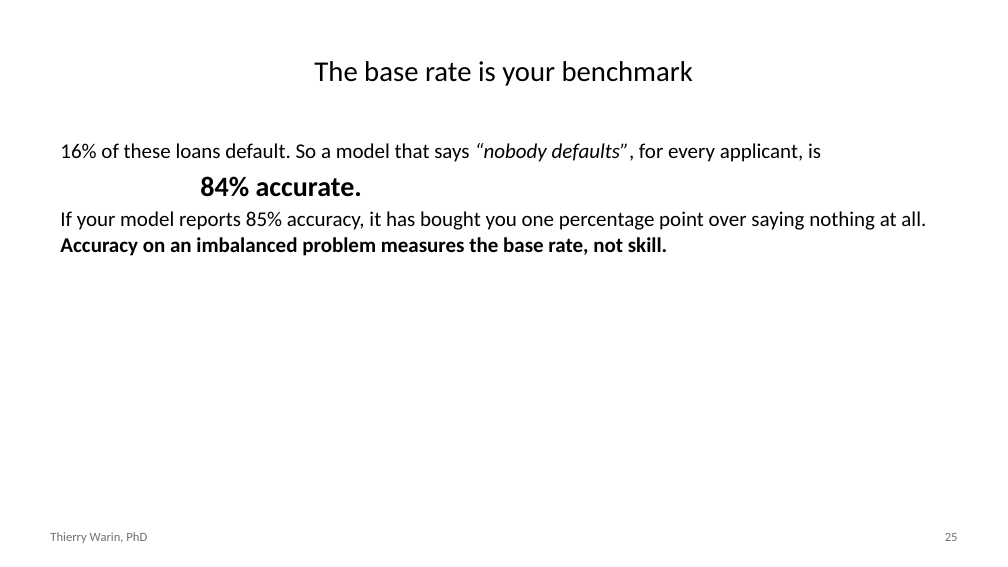
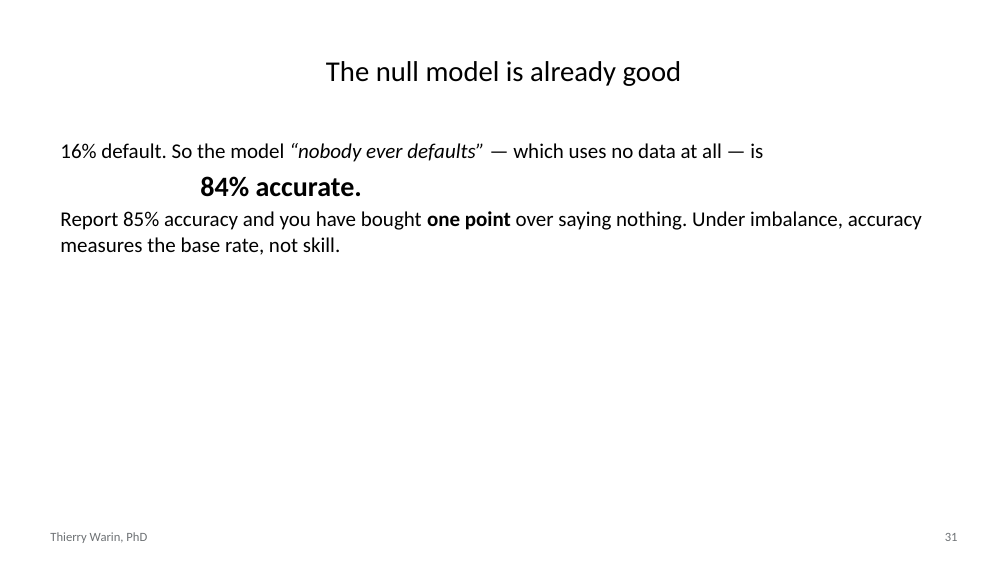
Before and after one commit to warint/quantitative-methods, a slide deck: slide 31 of 06-classification-logistic-and-penalised/slides.pptx (slide 25 before the commit). Drawn at 1008x567 pixels with LibreOffice and Linux fonts; fonts in the diff are those of the drawing. Boxes give left, top, right and bottom in pixels: in the first picture for what was removed or moved away, otherwise in the second. Text is boxed around its words. In the diff, an @@ line names an element or a change of style, - is before the commit and + after.

```diff
--- a/06-classification-logistic-and-penalised/slides.pptx
+++ b/06-classification-logistic-and-penalised/slides.pptx
@@ title at box(326, 61, 682, 86): text changed @@
-The base rate is your benchmark
+The null model is already good
@@ text at box(60, 143, 763, 162): text changed @@
-16% of these loans default. So a model that says “nobody defaults”, for every applicant, is
+16% default. So the model “nobody ever defaults” — which uses no data at all — is
@@ text at box(60, 211, 922, 255): text changed @@
-If your model reports 85% accuracy, it has bought you one percentage point over saying nothing at all. Accuracy on an imbalanced problem measures the base rate, not skill.
+Report 85% accuracy and you have bought one point over saying nothing. Under imbalance, accuracy measures the base rate, not skill.
@@ page number at box(945, 533, 958, 541): text changed @@
-25
+31
```
Also in this commit, not shown: 20 other slides changed, 24 slides added, 20 slides removed, 3 other files.
